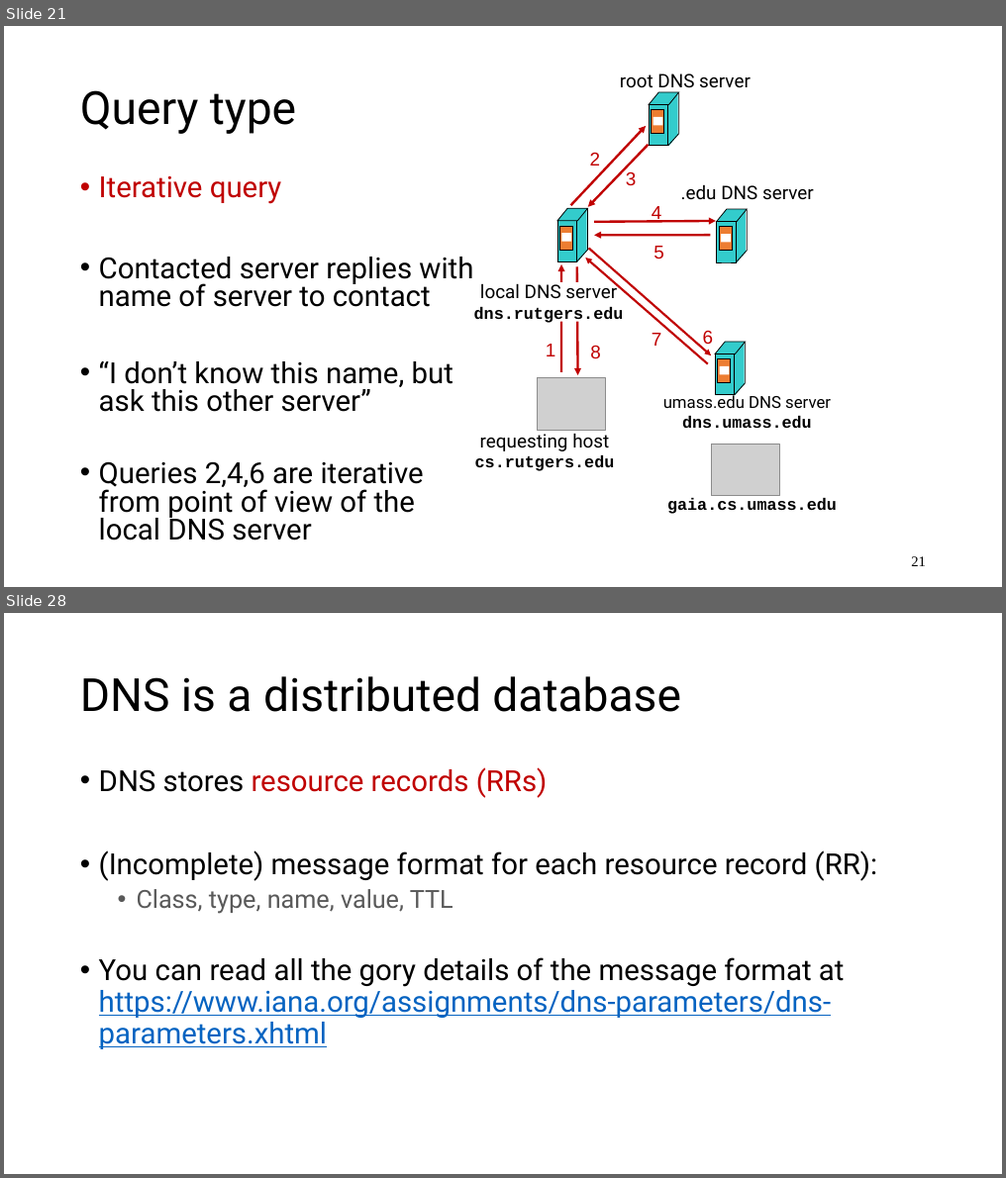
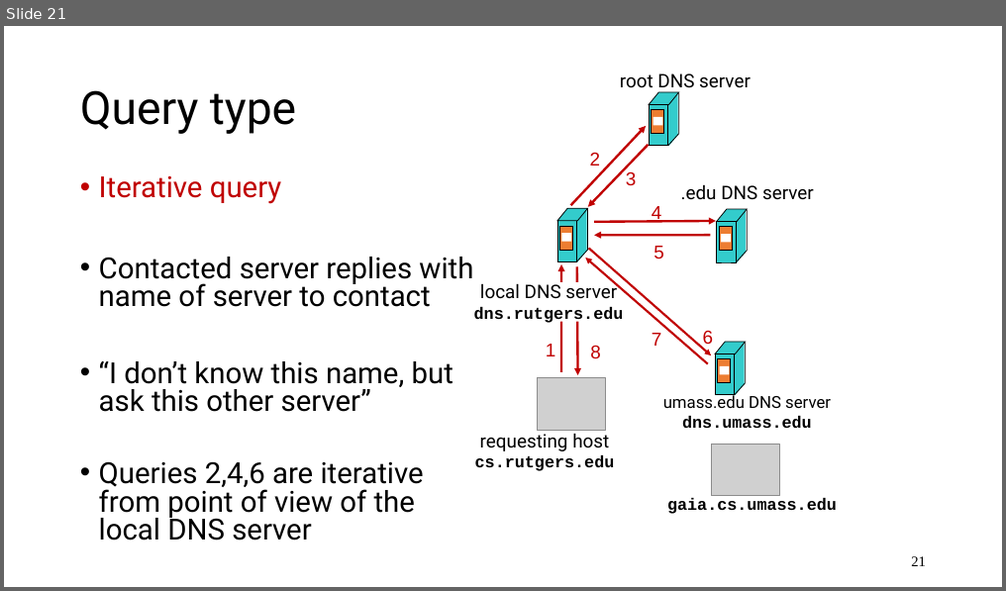
Before and after one commit to ngsrinivas/coursegen, a slide deck: ex/352-F24/staging/352-F24/lectures/04-app-dns.pptx. Shown one above the other, each under a label of ours: slides 21 and 28 before the commit, slide 21 after it; the slides between them are not shown. The pictures are 1006x1178 and 1006x591 pixels, drawn with LibreOffice and Linux fonts; fonts in the diff are those of the drawing; grey boxes stand for pictures. Boxes give left, top, right and bottom in pixels: in the first picture for what was removed or moved away, otherwise in the second. Text is boxed around its words. In the diff, an @@ line names an element or a change of style, - is before the commit and + after.

```diff
--- a/ex/352-F24/staging/352-F24/lectures/04-app-dns.pptx
+++ b/ex/352-F24/staging/352-F24/lectures/04-app-dns.pptx
@@ slide 28 removed at <box>4,613,1002,1174</box>, background #FFFFFF @@
@@ title removed at <box>80,676,681,712</box> @@
-DNS is a distributed database
@@ text removed at <box>99,767,878,1050</box> @@
-• DNS stores resource records (RRs)
-• (Incomplete) message format for each resource record (RR):
-  • Class, type, name, value, TTL
-• You can read all the gory details of the message format at https://www.iana.org/assignments/dns-parameters/dns-parameters.xhtml
```
Also in this commit, not shown: 10 other slides removed, 4 other files.
